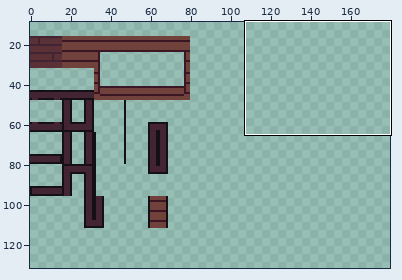
Two states of a pixel-art file, assets/tileset.ase. Above, an overview of the earlier version with the close-up marked.
Close-up. As it was:
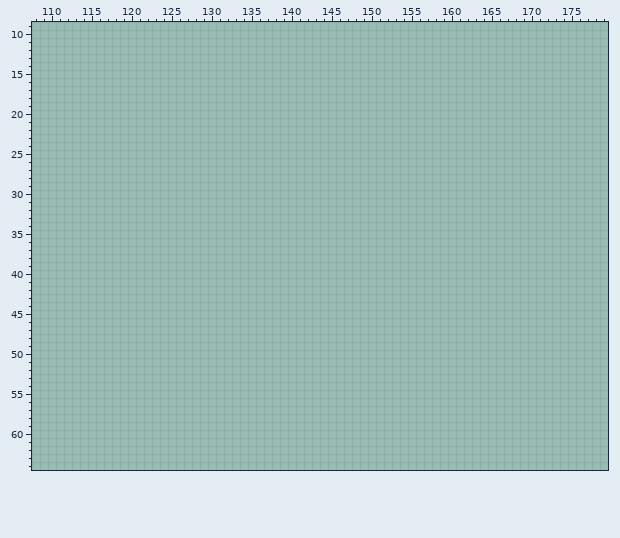
256x256 pixels, 1 frame. Shown: x 108..179, y 9..64. The wide view leaves out empty margins. The commit also changed other parts of the picture, which this record leaves out.
Palette (. is transparent): 
Pixels before (only the part around the change), first column x 108:
 9 ........................................................................
10 ........................................................................
11 ........................................................................
12 ........................................................................
13 ........................................................................
14 ........................................................................
15 ........................................................................
16 ........................................................................
17 ........................................................................
18 ........................................................................
19 ........................................................................
20 ........................................................................
21 ........................................................................
22 ........................................................................
23 ........................................................................
24 ........................................................................
25 ........................................................................
26 ........................................................................
27 ........................................................................
28 ........................................................................
29 ........................................................................
30 ........................................................................
31 ........................................................................
32 ........................................................................
33 ........................................................................
34 ........................................................................
35 ........................................................................
36 ........................................................................
37 ........................................................................
38 ........................................................................
39 ........................................................................
40 ........................................................................
41 ........................................................................
42 ........................................................................
43 ........................................................................
44 ........................................................................
45 ........................................................................
46 ........................................................................
47 ........................................................................
48 ........................................................................
49 ........................................................................
50 ........................................................................
51 ........................................................................
52 ........................................................................
53 ........................................................................
54 ........................................................................
55 ........................................................................
56 ........................................................................
57 ........................................................................
58 ........................................................................
59 ........................................................................
60 ........................................................................
And afterwards:
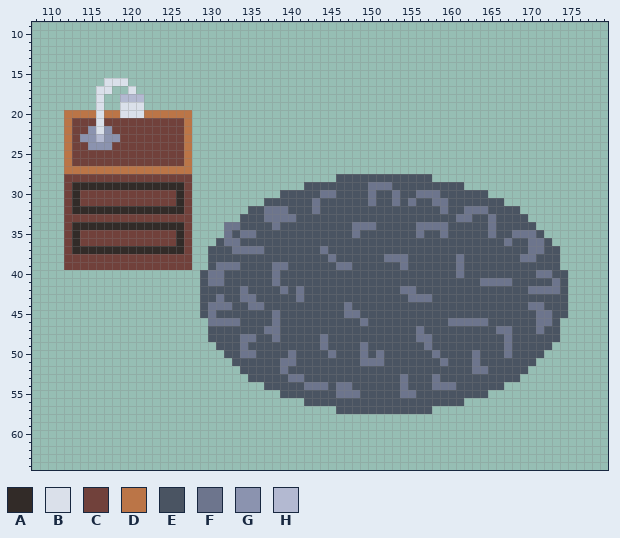
Colours new in this view: A #322b28  B #dae0ea  C #71413b  D #bb7547  E #4a5462  F #6d758d  G #8b93af  H #b3b9d1
From old to new:
layer "Layer 2" added
Changed rows in their new state; - is an unchanged pixel.
Layer "Layer 2":
first column x 112:
16 -----BBB-------------------------------------------------------
17 ----BB--B------------------------------------------------------
18 ----B--HHH-----------------------------------------------------
19 ----B--BBB-----------------------------------------------------
20 DDDDBDDBBBDDDDDD-----------------------------------------------
21 DCCCBCCCCCCCCCCD-----------------------------------------------
22 DCCGBGCCCCCCCCCD-----------------------------------------------
23 DCGGHGGCCCCCCCCD-----------------------------------------------
24 DCCGGGCCCCCCCCCD-----------------------------------------------
25 DCCCCCCCCCCCCCCD-----------------------------------------------
26 DCCCCCCCCCCCCCCD-----------------------------------------------
27 DDDDDDDDDDDDDDDD-----------------------------------------------
28 CCCCCCCCCCCCCCCC------------------EEEEEEEEEEEE-----------------
29 CAAAAAAAAAAAAAAC--------------EEEEEEEEFFFEEEEEEEEE-------------
30 CACCCCCCCCCCCCAC-----------EEEEEFFEEEEFEEFEEFFFEEEEEE----------
31 CACCCCCCCCCCCCAC---------EEEEEEFEEEEEEFEEFEFEEFFEEEEEEE--------
32 CAAAAAAAAAAAAAAC-------EEFFFEEEFEEEEEEEEEEEEEEEFEEFFFEEEE------
33 CCCCCCCCCCCCCCCC------EEEFFFFEEEEEEEEEEEEEEEEEEEEFFEEFEEEE-----
34 CAAAAAAAAAAAAAAC----FFEEEEFEEEEEEEEEFFFEEEEEFFFFEEEEEFEEEEE----
35 CACCCCCCCCCCCCAC----FEFFEEEEEEEEEEEEFEEEEEEEFEEFEEEEEFEEFFFE---
36 CACCCCCCCCCCCCAC---EFFEEEEEEEEEEEEEEEEEEEEEEEEEEEEEEEEEFEEFFE--
37 CAAAAAAAAAAAAAAC--EEEFFFFEEEEEEEFEEEEEEEEEEEEEEEEEEEEEEEEEFFEE-
38 CCCCCCCCCCCCCCCC--EEEEEEEEEEEEEEEFEEEEEEFFFEEEEEEFEEEEEEEFFEEE-
39 CCCCCCCCCCCCCCCC--EFFFEEEEFFEEEEEEFFEEEEEEFEEEEEEFEEEEEEEEEEEE-
40 -----------------EFFEEEEEEFEEEEEEEEEEEEEEEEEEEEEEFEEEEEEEEEFFEE
41 -----------------EFFEEEEEEFEEEEEEEEEEEEEEEEEEEEEEEEEFFFFEEEEEFE
42 -----------------EEEEEFEEEEFEFEEEEEEEEEEEEFFEEEEEEEEEEEEEEFFFFE
43 -----------------EEFEEFFEEEEEFEEEEEEEEEEEEEFFFEEEEEEEEEEEEEEEEE
44 -----------------EFFFEEFFEEEEEEEEEEFEEEEEEEEEEEEEEEEEEEEEEFFEEE
45 -----------------EFEEEEEEEFEEEEEEEEFFEEEEEEEEEEEEEEEEEEEEEEFFEE
46 ------------------FFFFEEEEFEEEEEEEEEEFEEEEEEEEEEFFFFFEEEEEEFFE-
47 ------------------EEEEEEEFFEEEEEEEEEEEEEEEEEFEEEEEEEEEFFEEEFEE-
48 ------------------EEEEFFEEFEEEEEFEEEEEEEEEEEFFEEEEEEEEEFEEEEEE-
49 -------------------EEEFEEEEEEEEEFEEEEFEEEEEEEFEEEEEEEEEFEEEEE--
50 --------------------EEFFEEEEFEEEEFEEEFEFEEEEEEFEEEEFEEEFEEEE---
51 ---------------------EEEEEEFFEEEEEEEEFFFEEEEEEEFEEEFEEEEEEE----
52 ----------------------EEEEEFEEEEEEEEEEEEEEEEEEEEEEEFFEEEEE-----
53 -----------------------EEEEEFFEEEEEEEEEEEEFEEEFEEEEEEEEEE------
54 -------------------------EEEEEFFFEFFEEEEEEFEEEFFFEEEEEE--------
55 ---------------------------EEEEEEEFFFEEEEEFFEEEEEEEEE----------
56 ------------------------------EEEEEEEEEEEEEEEEEEEE-------------
57 ----------------------------------EEEEEEEEEEEE-----------------
Boxes around the changes in both close-ups, in picture pixels (x1, y1, x2, y2):
added: (64, 78, 568, 414)
